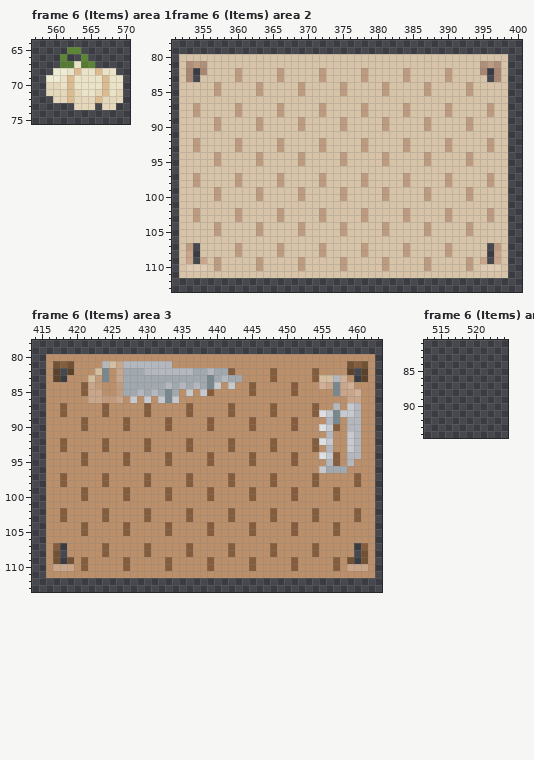
Pixel-art file: Assets/Aseprite Files/Tower Tiles.aseprite. That is the earlier state.
640x360 pixels, 17 frames. Colours within 5 levels of each other are drawn and written as one. Shown: frame 6 (Items) area 1: x 557..570, y 64..75; frame 6 (Items) area 2: x 351..400, y 78..113; frame 6 (Items) area 3: x 414..463, y 78..113; frame 6 (Items) area 4: x 513..524, y 81..94. The commit also changed other frames or places, which this record leaves out.
The same view after the edit:
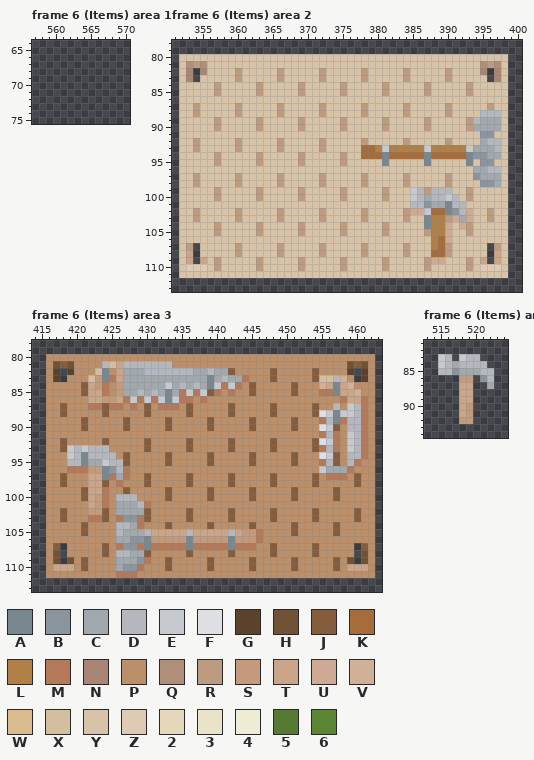
Palette (. is transparent): A #79878f  B #8a959d  C #a1a9af  D #b4b8be  E #c6c9ce  F #dedfe2  G #5b422a  H #725234  J #855d3d  K #a76c3b  L #b18047  M #b37959  N #a98573  P #bb8f6a  Q #af8f79  R #bd9b81  S #c39b7c  T #c9a58a  U #cea994  V #d0b197  W #dbbc91  X #d4bea0  Y #d7c3a7  Z #dfcab3  2 #e4d7ba  3 #ebe3c7  4 #efecd5  5 #567a34  6 #5c8634
Edits made:
--- frame 6 (Items) area 1, layer "Items/Construction_Items"
@@ x 557..570 @@
 64 ..............
-65 .....66.......
-66 ....6..6......
-67 ....55356.....
-68 ...443W33W33..
-69 ..443W3333W33.
-70 ..223W3333W33.
-71 ..222W2332W32.
-72 ...22W222W222.
-73 ......222.22..
+65 ..............
+66 ..............
+67 ..............
+68 ..............
+69 ..............
+70 ..............
+71 ..............
+72 ..............
+73 ..............
 74 ..............
--- frame 6 (Items) area 2, layer "Items/Construction_Items"
@@ x 376..399 @@
  87 YYRYYYYYRYYYYYRYYYYYRYY.
- 88 YYRYYYYYRYYYYYRYYYYYRYY.
- 89 YYYYYRYYYYYRYYYYYRYYYYY.
- 90 YYYYYRYYYYYRYYYYYRYYYYY.
- 91 YYYYYYYYYYYYYYYYYYYYYYY.
- 92 YYRYYYYYRYYYYYRYYYYYRYY.
- 93 YYRYYYYYRYYYYYRYYYYYRYY.
- 94 YYYYYRYYYYYRYYYYYRYYYYY.
- 95 YYYYYRYYYYYRYYYYYRYYYYY.
- 96 YYYYYYYYYYYYYYYYYYYYYYY.
- 97 YYRYYYYYRYYYYYRYYYYYRYY.
- 98 YYRYYYYYRYYYYYRYYYYYRYY.
- 99 YYYYYRYYYYYRYYYYYRYYYYY.
-100 YYYYYRYYYYYRYYYYYRYYYYY.
-101 YYYYYYYYYYYYYYYYYYYYYYY.
-102 YYRYYYYYRYYYYYRYYYYYRYY.
-103 YYRYYYYYRYYYYYRYYYYYRYY.
-104 YYYYYRYYYYYRYYYYYRYYYYY.
-105 YYYYYRYYYYYRYYYYYRYYYYY.
-106 YYYYYYYYYYYYYYYYYYYYYYY.
-107 YYRYYYYYRYYYYYRYYYYY.RY.
-108 YYRYYYYYRYYYYYRYYYYY.TY.
-109 YYYYYRYYYYYRYYYYYRYT.TY.
+ 88 YYRYYYYYRYYYYYRYYYYDDDY.
+ 89 YYYYYRYYYYYRYYYYYRDCCCY.
+ 90 YYYYYRYYYYYRYYYYYRCCCCY.
+ 91 YYYYYYYYYYYYYYYYYYYBBYY.
+ 92 YYRYYYYYRYYYYYRYYYYCDDY.
+ 93 YYKKLELLLLLELLLLLECCCDY.
+ 94 YYKKKAKKKKKAKKKKKABBCCY.
+ 95 YYYYYAYYYYYAYYYYYAYBBYY.
+ 96 YYYYYYYYYYYYYYYYYYCCDDY.
+ 97 YYRYYYYYRYYYYYRYYYBCCCY.
+ 98 YYRYYYYYRYYYYYRYYYYBBCY.
+ 99 YYYYYRYYYEDRDDDYYRYYYYY.
+100 YYYYYRYYYEDCDDEDYRYYYYY.
+101 YYYYYYYYYDDBCCADDYYYYYY.
+102 YYRYYYYYRUUEKKABDUYYRYY.
+103 YYRYYYYYRYYALLRUCUYYRYY.
+104 YYYYYRYYYYYALLUYURYYYYY.
+105 YYYYYRYYYYYRLLUYYRYYYYY.
+106 YYYYYYYYYYYYLKUYYYYYYYY.
+107 YYRYYYYYRYYYLKRYYYYY.RY.
+108 YYRYYYYYRYYYKKRYYYYY.TY.
+109 YYYYYRYYYYYRUUYYYRYT.TY.
 110 YYYYYRYYYYYRYYYYYRYZZZY.
--- frame 6 (Items) area 3, layer "Items/Construction_Items"
@@ x 414..463 @@
  82 ..PG.GPPPXAPTCCCDDDDDDDCCDCCJPPPPPJPPPPPJPPPPG.GP.
- 83 ..PG.PPPXSAPTCCCCCCCCCCCCACDCCPPPPJPPPPPJXXDVP.GP.
- 84 ..PPPPPJTSPPSCCCCCCDCDCDCAEPEPPJPPPPPJPPPVTATVPPP.
- 85 ..PPPPPJTTPPSCCDCDCACPEPEJPPPPPJPPPPPJPPPPPATTVPP.
- 86 ..PPPPPPTTSSTPEPEPEAEPPPPPPPPPPPPPPPPPPPPPPPPTTPP.
- 87 ..PPJPPPPPJPPPPPJPPPPPJPPPPPJPPPPPJPPPPPJPPDPEDPP.
- 88 ..PPJPPPPPJPPPPPJPPPPPJPPPPPJPPPPPJPPPPPJFEAEEDPP.
- 89 ..PPPPPJPPPPPJPPPPPJPPPPPJPPPPPJPPPPPJPPPPDAPDDPP.
- 90 ..PPPPPJPPPPPJPPPPPJPPPPPJPPPPPJPPPPPJPPPFEJPDDPP.
- 91 ..PPPPPPPPPPPPPPPPPPPPPPPPPPPPPPPPPPPPPPPPDPPEDPP.
- 92 ..PPJPPPPPJPPPPPJPPPPPJPPPPPJPPPPPJPPPPPJFEPPEDPP.
- 93 ..PPJPPPPPJPPPPPJPPPPPJPPPPPJPPPPPJPPPPPJPDPPEDPP.
- 94 ..PPPPPJPPPPPJPPPPPJPPPPPJPPPPPJPPPPPJPPPFEJPDDPP.
- 95 ..PPPPPJPPPPPJPPPPPJPPPPPJPPPPPJPPPPPJPPPPDJPDPPP.
- 96 ..PPPPPPPPPPPPPPPPPPPPPPPPPPPPPPPPPPPPPPPECCCPPPP.
- 97 ..PPJPPPPPJPPPPPJPPPPPJPPPPPJPPPPPJPPPPPJPPPPPJPP.
- 98 ..PPJPPPPPJPPPPPJPPPPPJPPPPPJPPPPPJPPPPPJPPPPPJPP.
- 99 ..PPPPPJPPPPPJPPPPPJPPPPPJPPPPPJPPPPPJPPPPPJPPPPP.
-100 ..PPPPPJPPPPPJPPPPPJPPPPPJPPPPPJPPPPPJPPPPPJPPPPP.
-101 ..PPPPPPPPPPPPPPPPPPPPPPPPPPPPPPPPPPPPPPPPPPPPPPP.
-102 ..PPJPPPPPJPPPPPJPPPPPJPPPPPJPPPPPJPPPPPJPPPPPJPP.
-103 ..PPJPPPPPJPPPPPJPPPPPJPPPPPJPPPPPJPPPPPJPPPPPJPP.
-104 ..PPPPPJPPPPPJPPPPPJPPPPPJPPPPPJPPPPPJPPPPPJPPPPP.
-105 ..PPPPPJPPPPPJPPPPPJPPPPPJPPPPPJPPPPPJPPPPPJPPPPP.
-106 ..PPPPPPPPPPPPPPPPPPPPPPPPPPPPPPPPPPPPPPPPPPPPPPP.
-107 ..PJ.PPPPPJPPPPPJPPPPPJPPPPPJPPPPPJPPPPPJPPPPP.JP.
-108 ..PH.PPPPPJPPPPPJPPPPPJPPPPPJPPPPPJPPPPPJPPPPP.HP.
-109 ..PH.HPJPPPPPJPPPPPJPPPPPJPPPPPJPPPPPJPPPPPJPH.HP.
-110 ..PTTTPJPPPPPJPPPPPJPPPPPJPPPPPJPPPPPJPPPPPJPTTTP.
-111 ..PPPPPPPPPPPPPPPPPPPPPPPPPPPPPPPPPPPPPPPPPPPPPPP.
+ 83 ..PG.PPPXSAMTCCCCCCCCCCCCACDCCMPPPJPPPPPJXXDVP.GP.
+ 84 ..PPPPPJTSMPSCCCCCCECDCDCAEMEMPJPPPPPJPPPVTATVPPP.
+ 85 ..PPPPPJTTMPSCCDCDCACMEMEJMPMPPJPPPPPJPPPMMATTVPP.
+ 86 ..PPPPPPTTSSTMEMEMEAEMMPMPPPPPPPPPPPPPPPPPPPMTTMP.
+ 87 ..PPJPPPMMJMMPMPJPMMMPJPPPPPJPPPPPJPPPPPJPPDPEDMP.
+ 88 ..PPJPPPPPJPPPPPJPPPPPJPPPPPJPPPPPJPPPPPJFEAEEDMP.
+ 89 ..PPPPPJPPPPPJPPPPPJPPPPPJPPPPPJPPPPPJPPPMDAMDDMP.
+ 90 ..PPPPPJPPPPPJPPPPPJPPPPPJPPPPPJPPPPPJPPPFEJPDDMP.
+ 91 ..PPPPPPPPPPPPPPPPPPPPPPPPPPPPPPPPPPPPPPPMDMPEDMP.
+ 92 ..PPJPPPPPJPPPPPJPPPPPJPPPPPJPPPPPJPPPPPJFEMPEDMP.
+ 93 ..PPJEDEDDDPPPPPJPPPPPJPPPPPJPPPPPJPPPPPJMDMPEDMP.
+ 94 ..PPPEDADDDDPJPPPPPJPPPPPJPPPPPJPPPPPJPPPFEJPDDMP.
+ 95 ..PPPDDACCEDDJPPPPPJPPPPPJPPPPPJPPPPPJPPPMDJPDMPP.
+ 96 ..PPPMMMSSABDMPPPPPPPPPPPPPPPPPPPPPPPPPPPECCCMPPP.
+ 97 ..PPJPPPTTAMCMPPJPPPPPJPPPPPJPPPPPJPPPPPJPMMMPJPP.
+ 98 ..PPJPPPTTJPMPPPJPPPPPJPPPPPJPPPPPJPPPPPJPPPPPJPP.
+ 99 ..PPPPPJTTMPPJPPPPPJPPPPPJPPPPPJPPPPPJPPPPPJPPPPP.
+100 ..PPPPPJTSMPDDDPPPPJPPPPPJPPPPPJPPPPPJPPPPPJPPPPP.
+101 ..PPPPPPTSMPCCCDMPPPPPPPPPPPPPPPPPPPPPPPPPPPPPPPP.
+102 ..PPJPPPSSJPCCCCJPPPPPJPPPPPJPPPPPJPPPPPJPPPPPJPP.
+103 ..PPJPPPMMJPMBBMJPPPPPJPPPPPJPPPPPJPPPPPJPPPPPJPP.
+104 ..PPPPPJPPPPDDCMPPPJPPPPPJPPPPPJPPPPPJPPPPPJPPPPP.
+105 ..PPPPPJPPPPDCCCDTTTTTDTTTTTDTSSMPPPPJPPPPPJPPPPP.
+106 ..PPPPPPPPPPCCBBASSSSSASSSSSASSSMPPPPPPPPPPPPPPPP.
+107 ..PJ.PPPPPJPMBBMAMMMMMAMMMMMAMMMPPJPPPPPJPPPPP.JP.
+108 ..PH.PPPPPJPDDCCJPPPPPJPPPPPJPPPPPJPPPPPJPPPPP.HP.
+109 ..PH.HPJPPPPCCCBMPPJPPPPPJPPPPPJPPPPPJPPPPPJPH.HP.
+110 ..PTTTPJPPPPCBBMPPPJPPPPPJPPPPPJPPPPPJPPPPPJPTTTP.
+111 ..PPPPPPPPPPMMMPPPPPPPPPPPPPPPPPPPPPPPPPPPPPPPPPP.
 112 ..................................................
--- frame 6 (Items) area 4, layer "Items/Construction_Items"
@@ x 513..524 @@
 82 ............
-83 ............
-84 ............
-85 ............
-86 ............
-87 ............
-88 ............
-89 ............
-90 ............
-91 ............
-92 ............
+83 ..ED.EDD....
+84 ..EDCDDDD...
+85 ..DDBCCCDD..
+86 .....SS.BD..
+87 .....TT..C..
+88 .....TT.....
+89 .....TT.....
+90 .....TS.....
+91 .....TS.....
+92 .....SS.....
 93 ............
Pixel boxes of the changes (left, top, right, bottom) in both pictures:
erased: (46, 47, 123, 110)
changed: (361, 110, 501, 264)
changed: (88, 375, 249, 410)
changed: (319, 389, 368, 480)
changed: (67, 445, 263, 578)
added: (438, 354, 494, 424)
